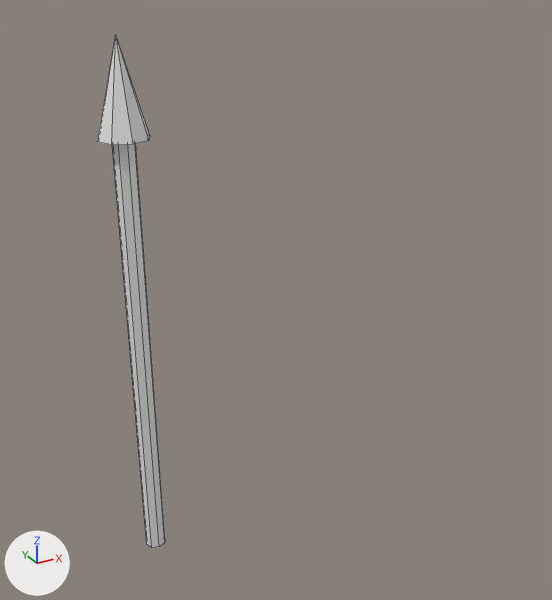
A saved change to the Blender file tools/arrow.blend.
Rendered twice from a 50 mm lens placed at (-1.94, -6.12, 5.5), pointed at (2.47, 1.89, 1.49). Lighting does not change. The marker at lower left points along +X, +Y and +Z. Mesh edges are drawn as thin lines.

The first picture shows 'Arrow'.
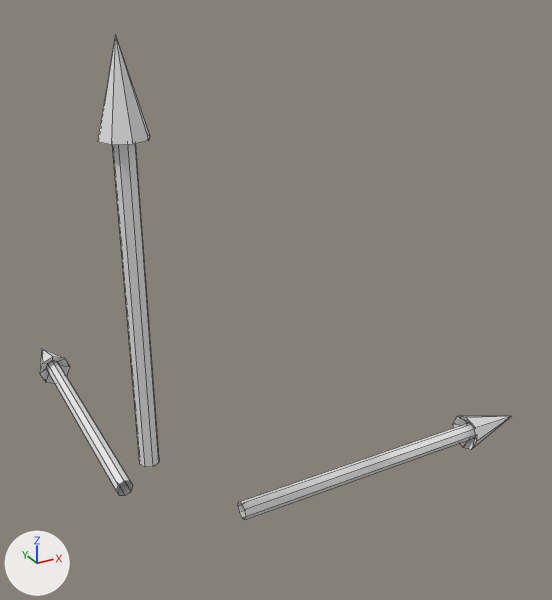
Commit message: three-arrows gizmo

What differs and where, as boxes [x1, y1, x2, y2] in the pictures (552 x 600 px; the box of a moved part takes in the faces that stretch with it):
'Arrow', reshaped (9% narrower, 16% shorter)
    before: [97, 34, 165, 548]
    after: [97, 34, 159, 467]
'X', added
    after: [238, 416, 511, 520]
'Y', added
    after: [40, 348, 133, 495]
part 1 of me_cylinder, moved or reshaped
    before: [112, 144, 165, 548]
    after: [112, 144, 159, 467]

The change, as a list of edits to the scene's bpy script:
```text
Change me_cylinder:
    where me_cylinder.from_pydata(...)  # 25 vertices, 24 faces; spans x -0.22..0.22, y -0.22..0.22, z 0.0..5.0
    used by ob_arrow; location = (0.0, 0.0, 0.0)
    before: 0 (0.0, 0.1, 0.0), 2 (0.07, 0.07, 0.0), 3 (0.1, 0.0, 0.0) at pixel (164, 537), 4 (0.07, -0.07, 0.0) at pixel (164, 542), 5 (0.0, -0.1, 0.0) at pixel (159, 546)
    before: 6 (-0.07, -0.07, 0.0) at pixel (151, 547), 7 (-0.1, 0.0, 0.0) at pixel (146, 544), 8 (-0.07, 0.07, 0.0)
    me_cylinder part 1
    add for i in [0, *range(2, 9)]: me_cylinder.vertices[i].co += Vector((0.0, 0.0, 1.0))
Add me_cylinder_002:
    me_cylinder_002.from_pydata(...)  # 25 vertices, 24 faces; spans x -0.22..0.22, y 1.0..5.0, z -0.22..0.22
Add me_cylinder_001:
    me_cylinder_001.from_pydata(...)  # 25 vertices, 24 faces; spans x 1.0..5.0, y -0.22..0.22, z -0.22..0.22
Add ob_y:
    ob_y = bpy.data.objects.new('Y', me_cylinder_002)
    ob_y.location = (0.0, 0.0, 0.0)
Add ob_x:
    ob_x = bpy.data.objects.new('X', me_cylinder_001)
    ob_x.location = (0.0, 0.0, 0.0)
```
